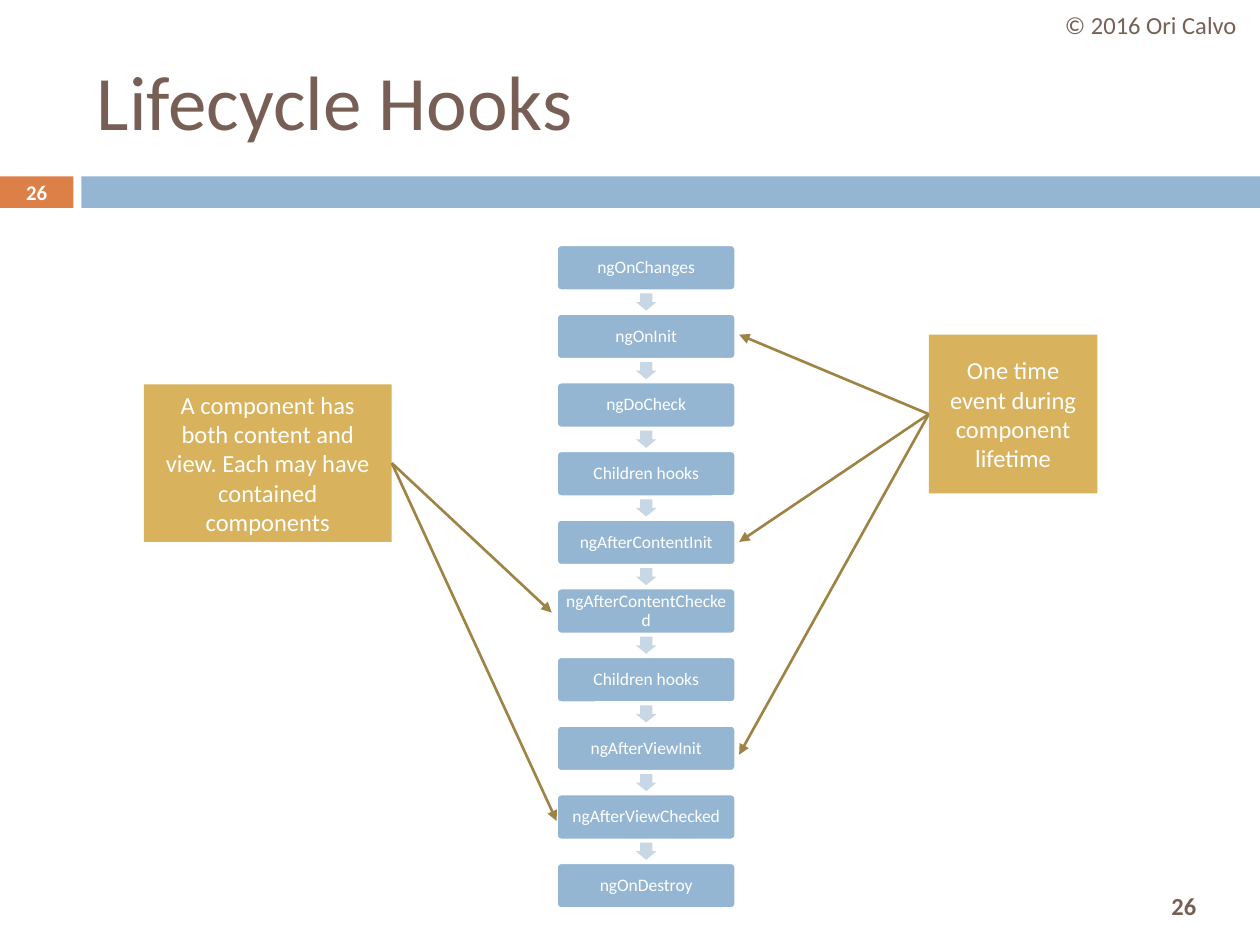
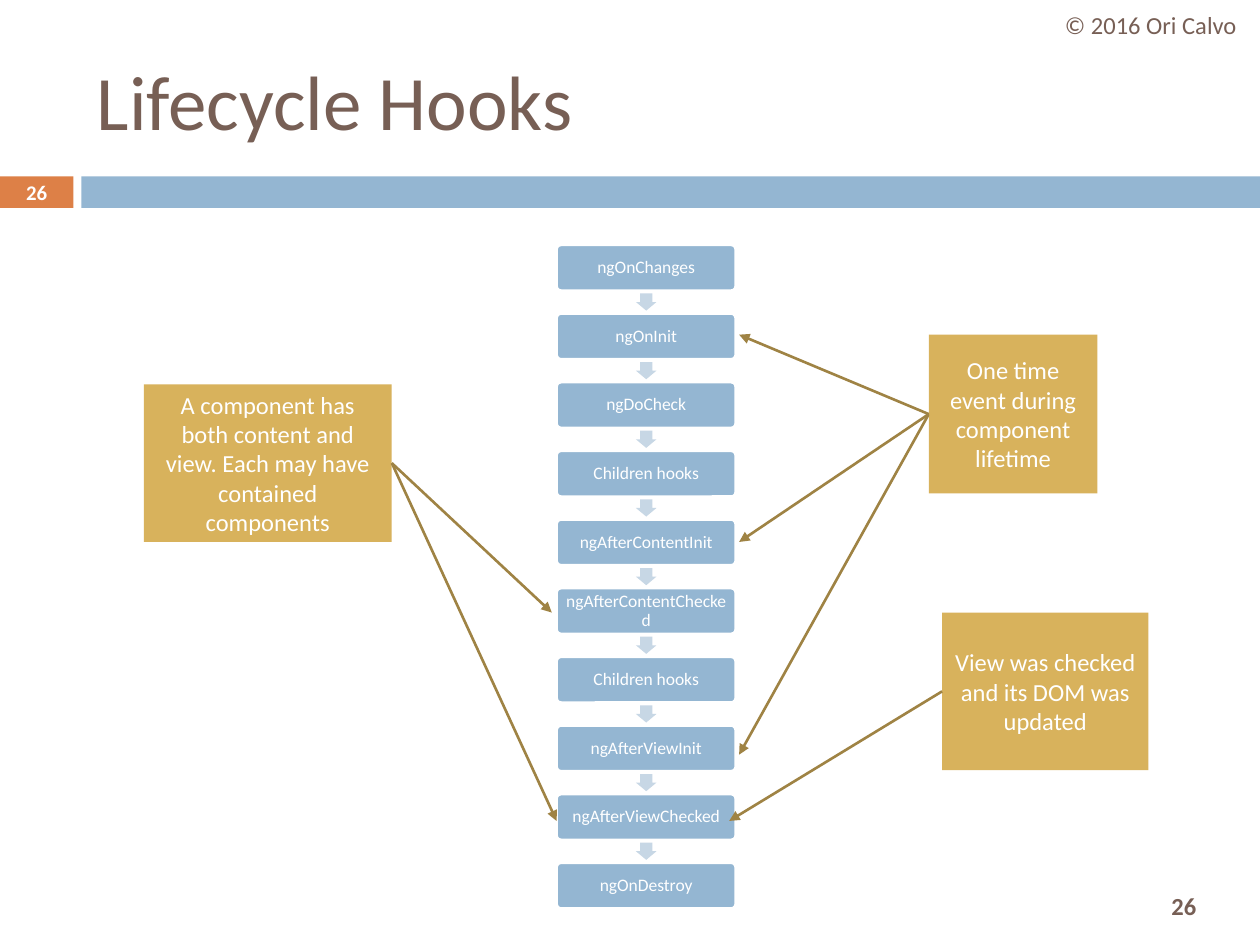
Before and after one commit to oricalvo/course-angular, a slide deck: slide 26 of PPTs/06 Advanced Components.pptx. Drawn at 1260x945 pixels with LibreOffice and Linux fonts; fonts in the diff are those of the drawing. Boxes give left, top, right and bottom in pixels: in the first picture for what was removed or moved away, otherwise in the second. Text is boxed around its words. In the diff, an @@ line names an element or a change of style, - is before the commit and + after.

```diff
--- a/PPTs/06 Advanced Components.pptx
+++ b/PPTs/06 Advanced Components.pptx
@@ rectangle added at (942,612,1149,770), fill #D8B25C, 14 pt, text #FFFFFF @@
+View was checked and its DOM was updated
@@ arrow added from (942, 692) to (730, 822), #A08444 1.5 pt @@
```
Also in this commit, not shown: 3 slides added, 40 other files.
